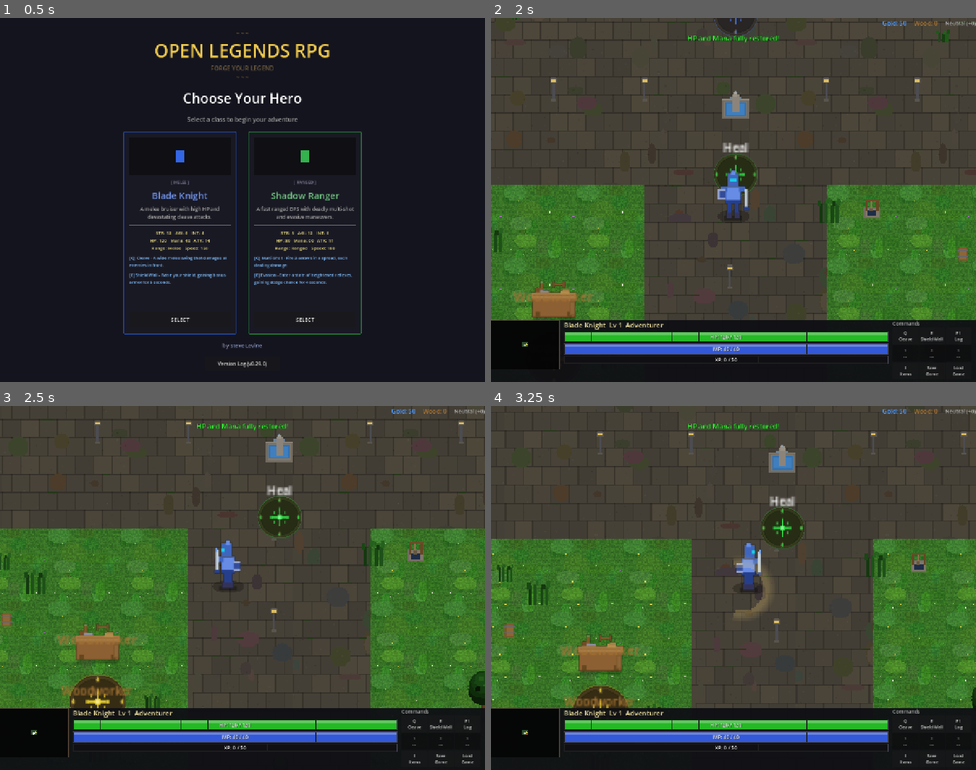
Above: before the commit, frames 1-4 (two rows, left to right).
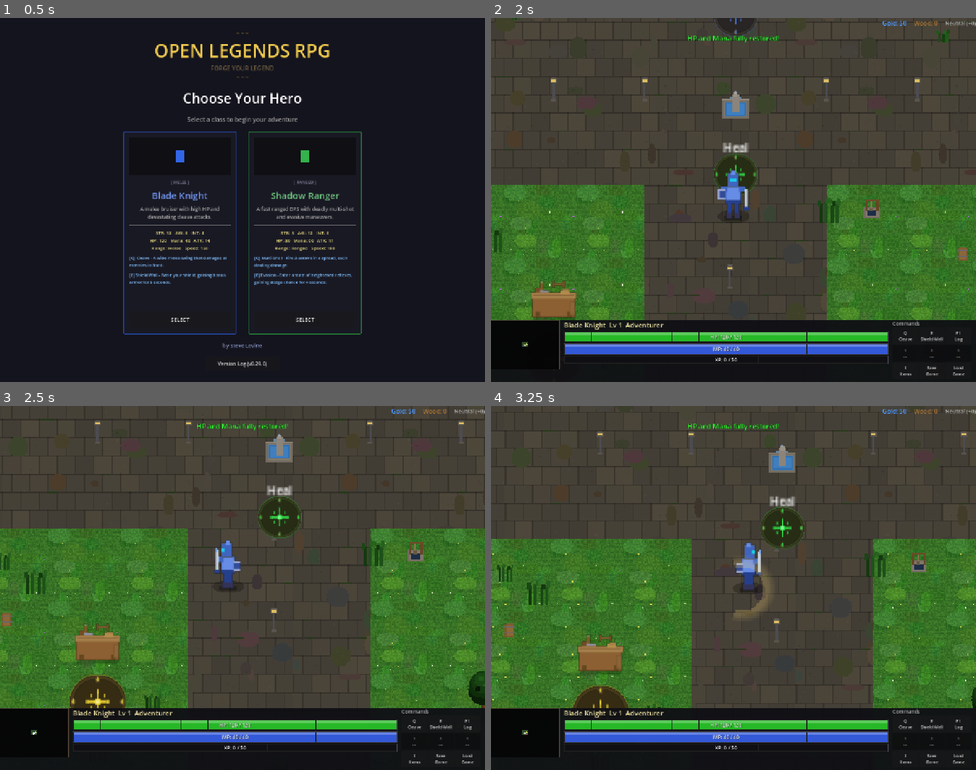
Above: after the commit, the same moments.

Repository: slxny/legends-open-rpg
Game: Godot game, scene res://scenes/main.tscn
Same seed, same stepped clock (60 frames per second), same inputs: the game is played once before the commit and once after it.
Inputs (mouse positions are in pixels of both pictures, inside the frame that each line leads up to):
- Up to frame 1 (0.5 s): no input
- Up to frame 2 (2 s): click "SELECT" at 0.5 s; tap Enter at 1.25 s; drag from (524, 352) to (733, 258) at 1.27 s
- Up to frame 3 (2.5 s): drag from (145, 606) to (242, 562) at 2.02 s
- Up to frame 4 (3.25 s): move the mouse to (782, 507) at 2.77 s; hold D (move_right) from 2.78 s (still down); hold Space (attack) from 2.78 s (still down)

Frame 1 is identical in both runs. In frame 2, 0.1% of the frame differs, in the area x 4-21%, y 75-78%; in frame 3, 0.4%, in the area x 11-29%, y 63-80%; in frame 4, 0.4%.

Commit message:
Hide building and enemy text labels until hero is close, remove redundant beacon labels
- NPC buildings (Woodworker, Armory, Shop, Tavern): labels start hidden and
  only appear when player is within 120px, checked every 0.3s with squared
  distance to avoid sqrt overhead
- Enemies: idle/patrol enemies now show name labels when player is within
  150px (previously only shown on aggro/combat)
- Removed duplicate beacon_label text from all NPC .tscn files — each
  building had both a NameLabel and a Beacon/Label showing the same name

https://claude.ai/code/session_014K54iZg1Rmx2oH9HgxmHKf

Diff:
--- a/scenes/enemies/enemy.gd
+++ b/scenes/enemies/enemy.gd
@@ -46,6 +46,7 @@
 const SLEEP_DISTANCE_SQ: float = 640000.0  # 800^2 — sleep when player is >800px away
 const WAKE_DISTANCE_SQ: float = 490000.0   # 700^2 — wake when player is <700px (hysteresis)
 const SLEEP_CHECK_INTERVAL: float = 0.4    # Check sleep/wake ~2.5x per second
+const LABEL_VISIBLE_DISTANCE_SQ: float = 22500.0  # 150^2 — show name when player is close
 
 # Patrol state
 var _patrol_target: Vector2 = Vector2.ZERO
@@ -1036,6 +1037,9 @@
 			_is_sleeping = true
 			visible = false
 			velocity = Vector2.ZERO
+	# Proximity-based label visibility for non-combat states
+	if not _is_selected and current_state != State.CHASE and current_state != State.ATTACK:
+		name_label.visible = dist_sq < LABEL_VISIBLE_DISTANCE_SQ
 
 func _get_world_node() -> Node:
 	if _cached_world_node and is_instance_valid(_cached_world_node):
--- a/scenes/npcs/npc_armorer.gd
+++ b/scenes/npcs/npc_armorer.gd
@@ -6,9 +6,15 @@
 @onready var name_label: Label = $NameLabel
 @onready var armory_sprite: Sprite2D = $Sprite
 
+var _player: Node2D = null
+var _label_check_timer: float = 0.0
+const LABEL_VISIBLE_DISTANCE_SQ: float = 14400.0  # 120^2
+const LABEL_CHECK_INTERVAL: float = 0.3
+
 func _ready() -> void:
 	add_to_group("npcs")
 	name_label.text = armory_name
+	name_label.visible = false
 	var vp_size = get_viewport().get_visible_rect().size
 	if vp_size.x < 700 or (vp_size.x < vp_size.y):
 		name_label.add_theme_font_size_override("font_size", 18)
@@ -16,6 +22,21 @@
 	var tex = SpriteGenerator.get_texture("armory_building")
 	if tex:
 		armory_sprite.texture = tex
+	_label_check_timer = randf_range(0.0, LABEL_CHECK_INTERVAL)
+
+func _process(delta: float) -> void:
+	_label_check_timer -= delta
+	if _label_check_timer > 0.0:
+		return
+	_label_check_timer = LABEL_CHECK_INTERVAL
+	if not _player or not is_instance_valid(_player):
+		var players = get_tree().get_nodes_in_group("player")
+		if players.size() > 0:
+			_player = players[0]
+		else:
+			return
+	var dist_sq = global_position.distance_squared_to(_player.global_position)
+	name_label.visible = dist_sq < LABEL_VISIBLE_DISTANCE_SQ
 
 func _on_beacon_activated(_b: Area2D) -> void:
 	var dialogs = get_tree().get_nodes_in_group("armory_dialog")
--- a/scenes/npcs/npc_armorer.tscn
+++ b/scenes/npcs/npc_armorer.tscn
@@ -37,7 +37,7 @@
 collision_mask = 1
 script = ExtResource("2_beacon")
 beacon_color = Color(1, 1, 0, 1)
-beacon_label = "Armory"
+beacon_label = ""
 beacon_radius = 26.0
 
 [node name="Visual" type="Sprite2D" parent="Beacon"]
@@ -48,7 +48,6 @@
 offset_top = -16.0
 offset_right = 60.0
 offset_bottom = -2.0
-text = "Armory"
 horizontal_alignment = 1
 theme_override_font_sizes/font_size = 10
 theme_override_colors/font_color = Color(1, 0.7, 0.3, 1)
--- a/scenes/npcs/npc_shopkeeper.gd
+++ b/scenes/npcs/npc_shopkeeper.gd
@@ -11,9 +11,15 @@
 @onready var name_label: Label = $NameLabel
 @onready var shop_sprite: Sprite2D = $Sprite
 
+var _player: Node2D = null
+var _label_check_timer: float = 0.0
+const LABEL_VISIBLE_DISTANCE_SQ: float = 14400.0  # 120^2
+const LABEL_CHECK_INTERVAL: float = 0.3
+
 func _ready() -> void:
 	add_to_group("npcs")
 	name_label.text = shop_name
+	name_label.visible = false
 	var vp_size = get_viewport().get_visible_rect().size
 	if vp_size.x < 700 or (vp_size.x < vp_size.y):
 		name_label.add_theme_font_size_override("font_size", 18)
@@ -21,6 +27,21 @@
 	var tex = SpriteGenerator.get_texture("shop_building")
 	if tex:
 		shop_sprite.texture = tex
+	_label_check_timer = randf_range(0.0, LABEL_CHECK_INTERVAL)
+
+func _process(delta: float) -> void:
+	_label_check_timer -= delta
+	if _label_check_timer > 0.0:
+		return
+	_label_check_timer = LABEL_CHECK_INTERVAL
+	if not _player or not is_instance_valid(_player):
+		var players = get_tree().get_nodes_in_group("player")
+		if players.size() > 0:
+			_player = players[0]
+		else:
+			return
+	var dist_sq = global_position.distance_squared_to(_player.global_position)
+	name_label.visible = dist_sq < LABEL_VISIBLE_DISTANCE_SQ
 
 func _on_beacon_activated(_b: Area2D) -> void:
 	# Find the shop dialog in the scene tree and open it
--- a/scenes/npcs/npc_shopkeeper.tscn
+++ b/scenes/npcs/npc_shopkeeper.tscn
@@ -37,7 +37,7 @@
 collision_mask = 1
 script = ExtResource("2_beacon")
 beacon_color = Color(1, 1, 0, 1)
-beacon_label = "Shop"
+beacon_label = ""
 beacon_radius = 24.0
 
 [node name="Visual" type="Sprite2D" parent="Beacon"]
@@ -48,7 +48,6 @@
 offset_top = -16.0
 offset_right = 60.0
 offset_bottom = -2.0
-text = "Shop"
 horizontal_alignment = 1
 theme_override_font_sizes/font_size = 10
 theme_override_colors/font_color = Color(1, 1, 0.5, 1)
--- a/scenes/npcs/npc_tavern.gd
+++ b/scenes/npcs/npc_tavern.gd
@@ -6,9 +6,15 @@
 @onready var name_label: Label = $NameLabel
 @onready var tavern_sprite: Sprite2D = $Sprite
 
+var _player: Node2D = null
+var _label_check_timer: float = 0.0
+const LABEL_VISIBLE_DISTANCE_SQ: float = 14400.0  # 120^2
+const LABEL_CHECK_INTERVAL: float = 0.3
+
 func _ready() -> void:
 	add_to_group("npcs")
 	name_label.text = tavern_name
+	name_label.visible = false
 	var vp_size = get_viewport().get_visible_rect().size
 	if vp_size.x < 700 or (vp_size.x < vp_size.y):
 		name_label.add_theme_font_size_override("font_size", 18)
@@ -16,6 +22,21 @@
 	var tex = SpriteGenerator.get_texture("tavern_building")
 	if tex:
 		tavern_sprite.texture = tex
+	_label_check_timer = randf_range(0.0, LABEL_CHECK_INTERVAL)
+
+func _process(delta: float) -> void:
+	_label_check_timer -= delta
+	if _label_check_timer > 0.0:
+		return
+	_label_check_timer = LABEL_CHECK_INTERVAL
+	if not _player or not is_instance_valid(_player):
+		var players = get_tree().get_nodes_in_group("player")
+		if players.size() > 0:
+			_player = players[0]
+		else:
+			return
+	var dist_sq = global_position.distance_squared_to(_player.global_position)
+	name_label.visible = dist_sq < LABEL_VISIBLE_DISTANCE_SQ
 
 func _on_beacon_activated(_b: Area2D) -> void:
 	var dialogs = get_tree().get_nodes_in_group("tavern_dialog")
--- a/scenes/npcs/npc_tavern.tscn
+++ b/scenes/npcs/npc_tavern.tscn
@@ -37,7 +37,7 @@
 collision_mask = 1
 script = ExtResource("2_beacon")
 beacon_color = Color(1, 0.3, 0.4, 1)
-beacon_label = "Tavern"
+beacon_label = ""
 beacon_radius = 26.0
 
 [node name="Visual" type="Sprite2D" parent="Beacon"]
@@ -48,7 +48,6 @@
 offset_top = -16.0
 offset_right = 60.0
 offset_bottom = -2.0
-text = "Tavern"
 horizontal_alignment = 1
 theme_override_font_sizes/font_size = 10
 theme_override_colors/font_color = Color(0.9, 0.5, 0.55, 1)
--- a/scenes/npcs/npc_woodworker.gd
+++ b/scenes/npcs/npc_woodworker.gd
@@ -6,9 +6,15 @@
 @onready var name_label: Label = $NameLabel
 @onready var npc_sprite: Sprite2D = $Sprite
 
+var _player: Node2D = null
+var _label_check_timer: float = 0.0
+const LABEL_VISIBLE_DISTANCE_SQ: float = 14400.0  # 120^2
+const LABEL_CHECK_INTERVAL: float = 0.3
+
 func _ready() -> void:
 	add_to_group("npcs")
 	name_label.text = npc_name
+	name_label.visible = false
 	var vp_size = get_viewport().get_visible_rect().size
 	if vp_size.x < 700 or (vp_size.x < vp_size.y):
 		name_label.add_theme_font_size_override("font_size", 18)
@@ -16,6 +22,21 @@
 	var tex = SpriteGenerator.get_texture("woodworking_bench")
 	if tex:
 		npc_sprite.texture = tex
+	_label_check_timer = randf_range(0.0, LABEL_CHECK_INTERVAL)
+
+func _process(delta: float) -> void:
+	_label_check_timer -= delta
+	if _label_check_timer > 0.0:
+		return
+	_label_check_timer = LABEL_CHECK_INTERVAL
+	if not _player or not is_instance_valid(_player):
+		var players = get_tree().get_nodes_in_group("player")
+		if players.size() > 0:
+			_player = players[0]
+		else:
+			return
+	var dist_sq = global_position.distance_squared_to(_player.global_position)
+	name_label.visible = dist_sq < LABEL_VISIBLE_DISTANCE_SQ
 
 func _on_beacon_activated(_b: Area2D) -> void:
 	var dialogs = get_tree().get_nodes_in_group("woodworking_dialog")
--- a/scenes/npcs/npc_woodworker.tscn
+++ b/scenes/npcs/npc_woodworker.tscn
@@ -37,7 +37,7 @@
 collision_mask = 1
 script = ExtResource("2_beacon")
 beacon_color = Color(0.6, 0.4, 0.1, 1)
-beacon_label = "Woodworker"
+beacon_label = ""
 beacon_radius = 26.0
 
 [node name="Visual" type="Sprite2D" parent="Beacon"]
@@ -48,7 +48,6 @@
 offset_top = -16.0
 offset_right = 70.0
 offset_bottom = -2.0
-text = "Woodworker"
 horizontal_alignment = 1
 theme_override_font_sizes/font_size = 10
 theme_override_colors/font_color = Color(0.65, 0.45, 0.2, 1)
